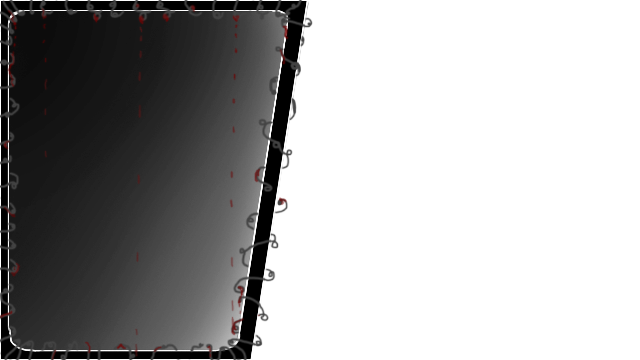
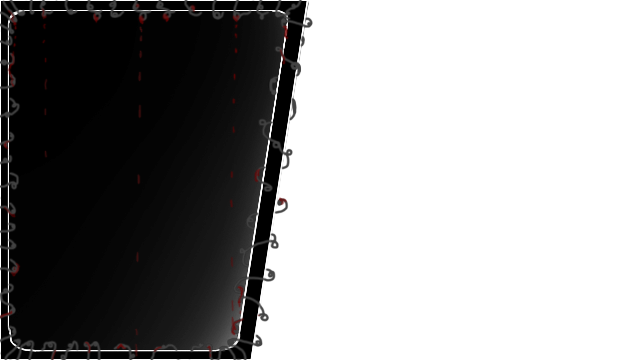
Comparing the layer stacks of the two (640, 360) images. Changes:
added group "Title Stage 3" with 9 layers above "Title Stage 2" over <box>9,1,313,353</box>
added group "Title Stage" (1st of 2, in "Title Stage 3") with 4 layers in group "Title Stage 3" over <box>9,1,313,353</box>
added layer "Slight Blood" (1st of 2, in "Title Stage 3" › "Title Stage") in group "Title Stage" over <box>9,11,289,353</box>
added layer "Cai's fuckass squiggles" (1st of 4, in "Title Stage 3" › "Title Stage") in group "Title Stage" over <box>9,1,313,353</box>
added layer "Border Color" (1st of 4, in "Title Stage 3" › "Title Stage") in group "Title Stage" over <box>9,1,310,353</box>
added layer "Background layer" (1st of 4, in "Title Stage 3" › "Title Stage") in group "Title Stage" over <box>9,11,306,353</box>
added group "Title Stage" (2nd of 2, in "Title Stage 3") with 3 layers in group "Title Stage 3" over <box>9,1,313,353</box>
added layer "Cai's fuckass squiggles" (2nd of 4, in "Title Stage 3" › "Title Stage") in group "Title Stage" over <box>9,1,313,353</box>
added layer "Border Color" (2nd of 4, in "Title Stage 3" › "Title Stage") in group "Title Stage" over <box>9,1,310,353</box>
added layer "Background layer" (2nd of 4, in "Title Stage 3" › "Title Stage") in group "Title Stage" over <box>9,11,306,353</box>
hid group "Title Stage 2" (4 layers) over <box>9,1,313,353</box>